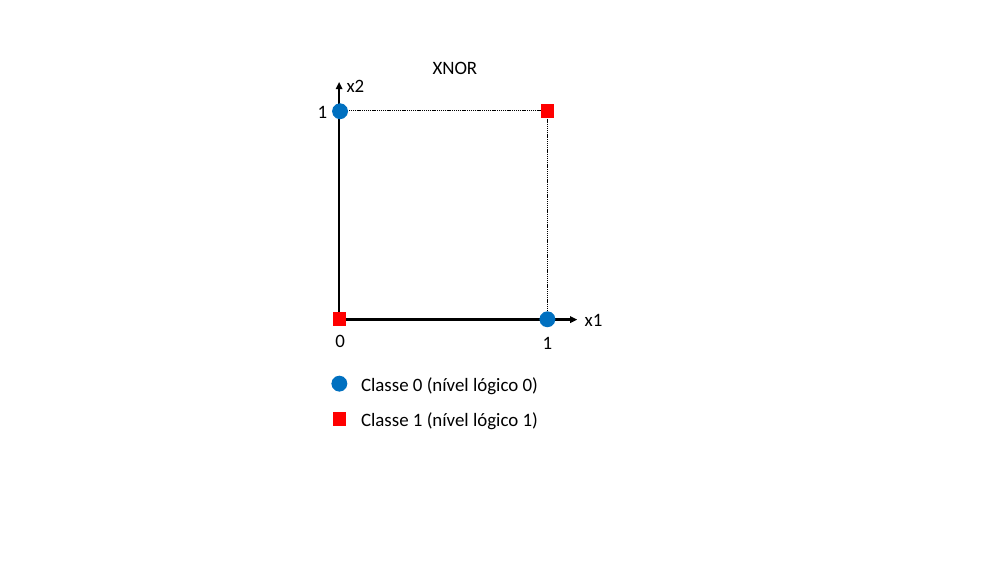
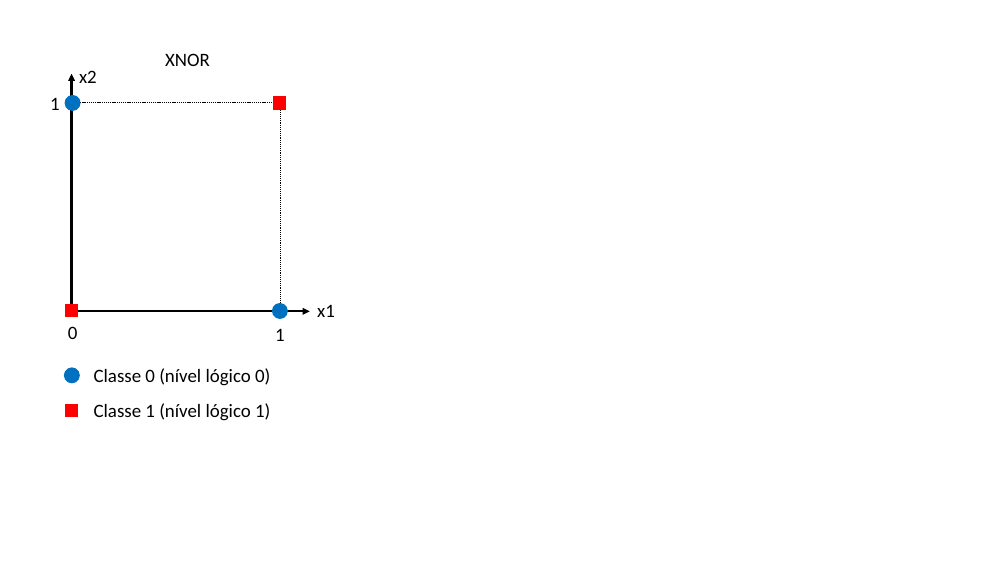
Before and after one commit to zz4fap/t320_aprendizado_de_maquina, a slide deck: slide 32 of slides/T320_Redes_Neurais_Artificiais (Parte I).pptx (slide 31 before the commit). Drawn at 1008x567 pixels with LibreOffice and Linux fonts; fonts in the diff are those of the drawing. Boxes give left, top, right and bottom in pixels: in the first picture for what was removed or moved away, otherwise in the second. Text is boxed around its words. In the diff, an @@ line names an element or a change of style, - is before the commit and + after.

```diff
--- a/slides/T320_Redes_Neurais_Artificiais (Parte I).pptx
+++ b/slides/T320_Redes_Neurais_Artificiais (Parte I).pptx
@@ 5 texts, 3 ellipses, 2 arrows, 1 rectangle: place and size @@
-5 texts, 3 ellipses, 2 arrows, 1 rectangle at (332, 61, 577, 430)
+5 texts, 3 ellipses, 2 arrows, 1 rectangle at (64, 53, 310, 421)
@@ 3 texts, 3 rectangles: place and size @@
-3 texts, 3 rectangles at (318, 105, 603, 426)
+3 texts, 3 rectangles at (50, 97, 335, 417)
```
Also in this commit, not shown: 2 slides added.
